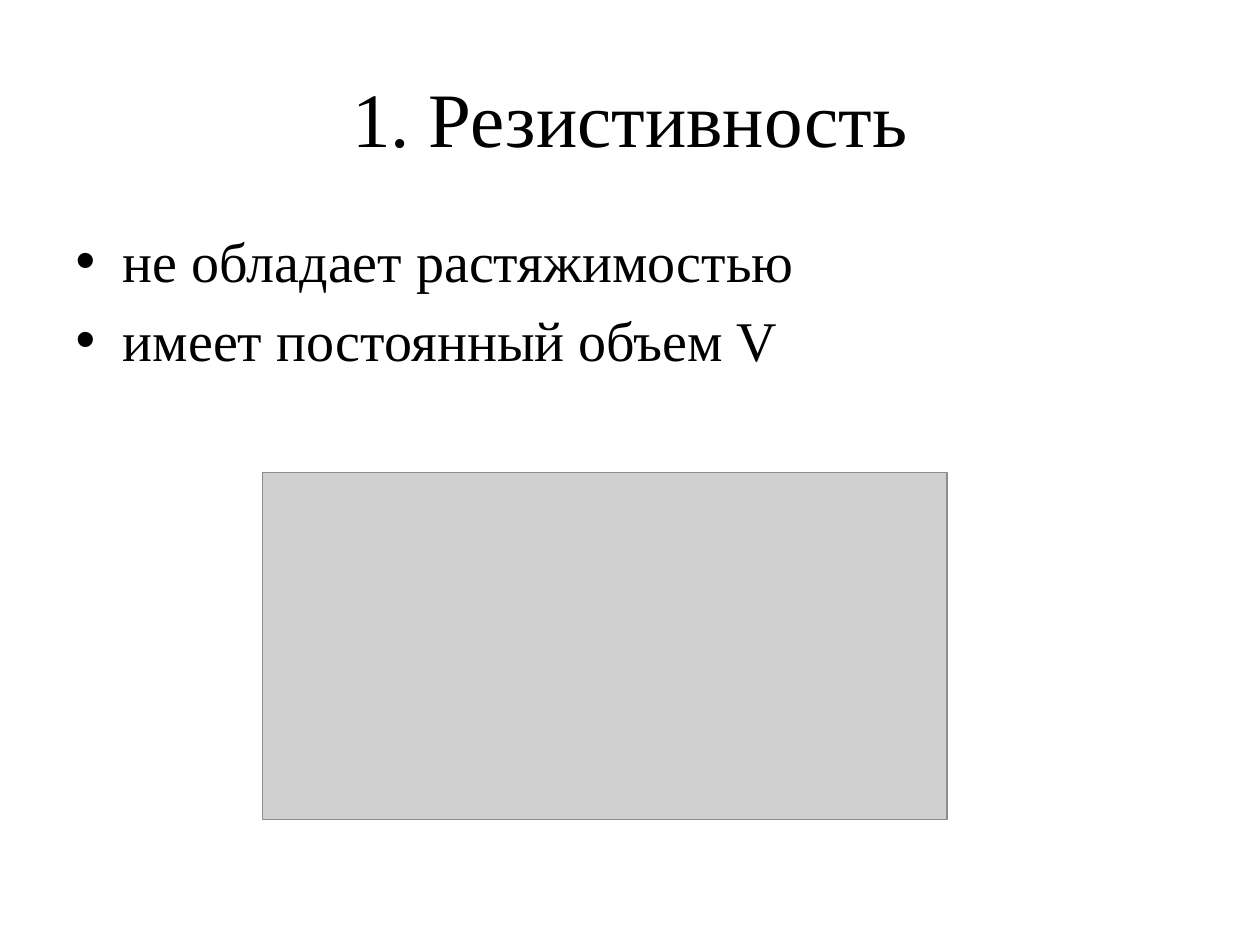
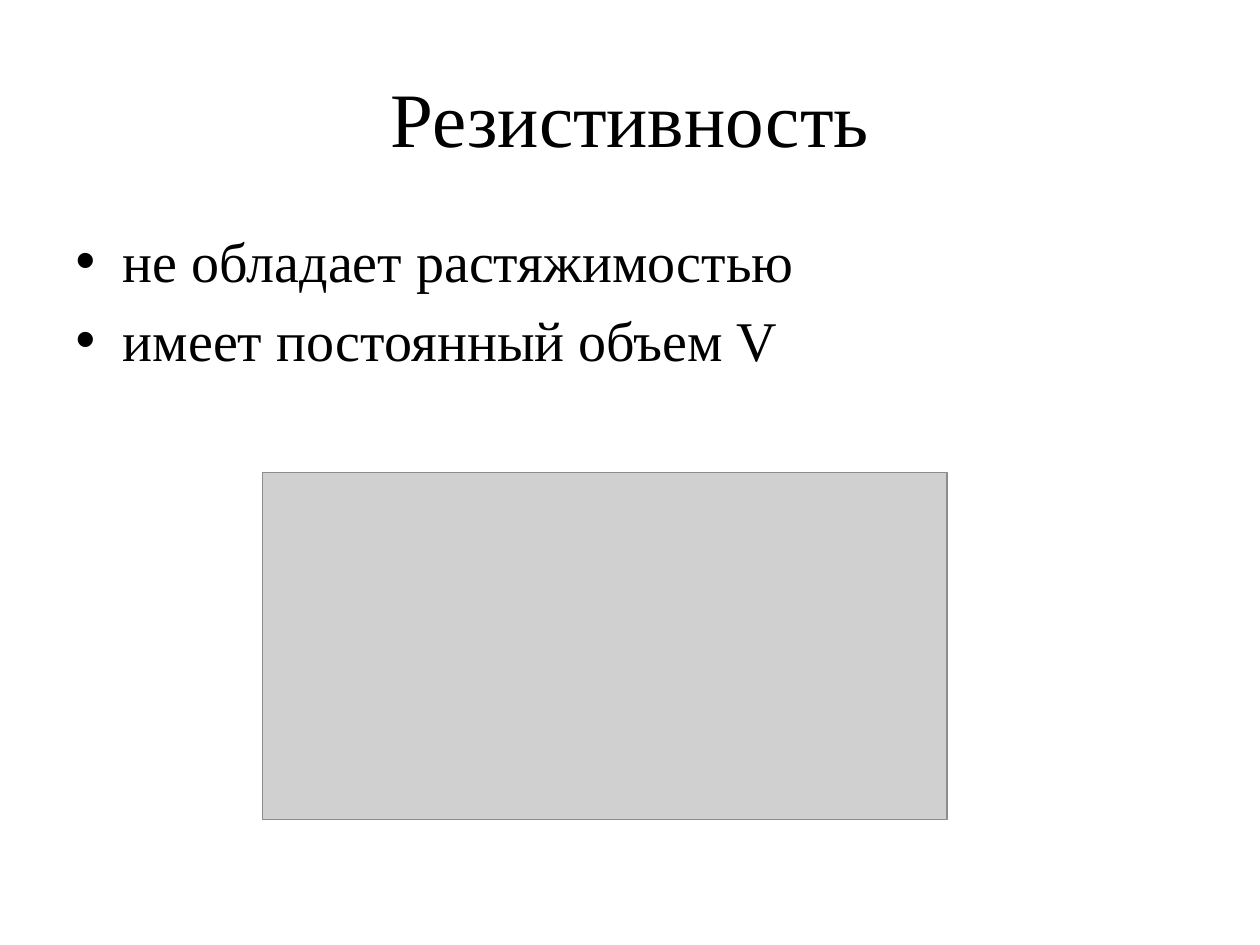
Before and after one commit to nadiwashere/FEM_practice, a slide deck: slide 7 of windkessel.pptx. Drawn at 1260x945 pixels with LibreOffice and Linux fonts; fonts in the diff are those of the drawing; grey boxes stand for pictures. Boxes give left, top, right and bottom in pixels: in the first picture for what was removed or moved away, otherwise in the second. Text is boxed around its words. In the diff, an @@ line names an element or a change of style, - is before the commit and + after.

```diff
--- a/windkessel.pptx
+++ b/windkessel.pptx
@@ title at [391, 96, 869, 148]: text changed @@
-1. Резистивность
+Резистивность
```
Also in this commit, not shown: 4 slides added, 1 slide removed.
